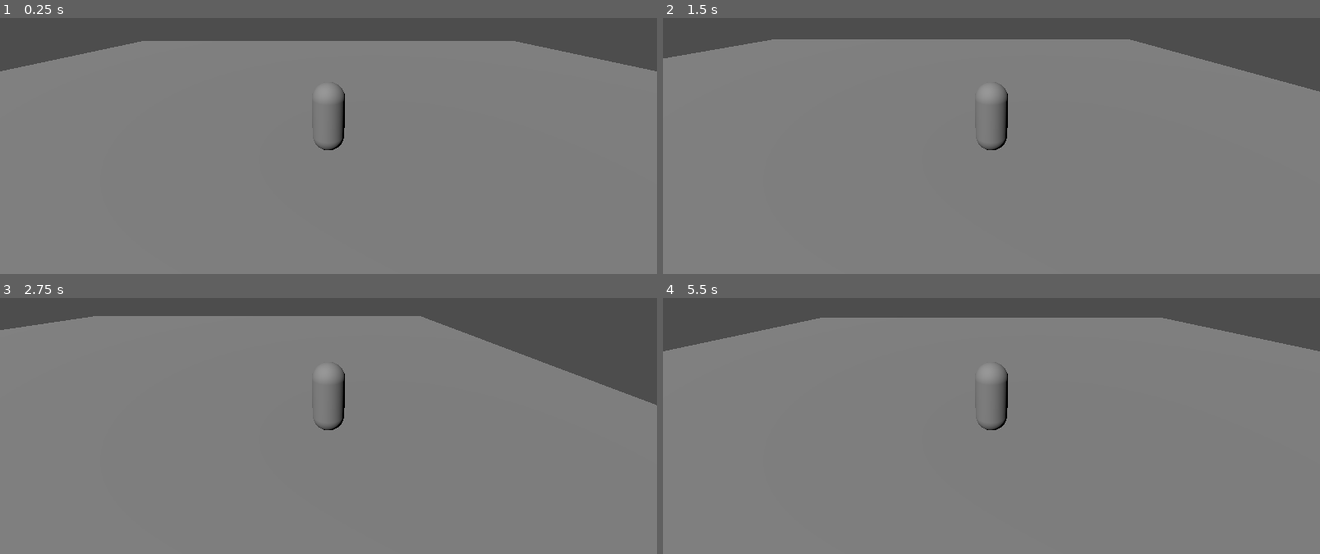
Above: before the commit, frames 1-4 (two rows, left to right).
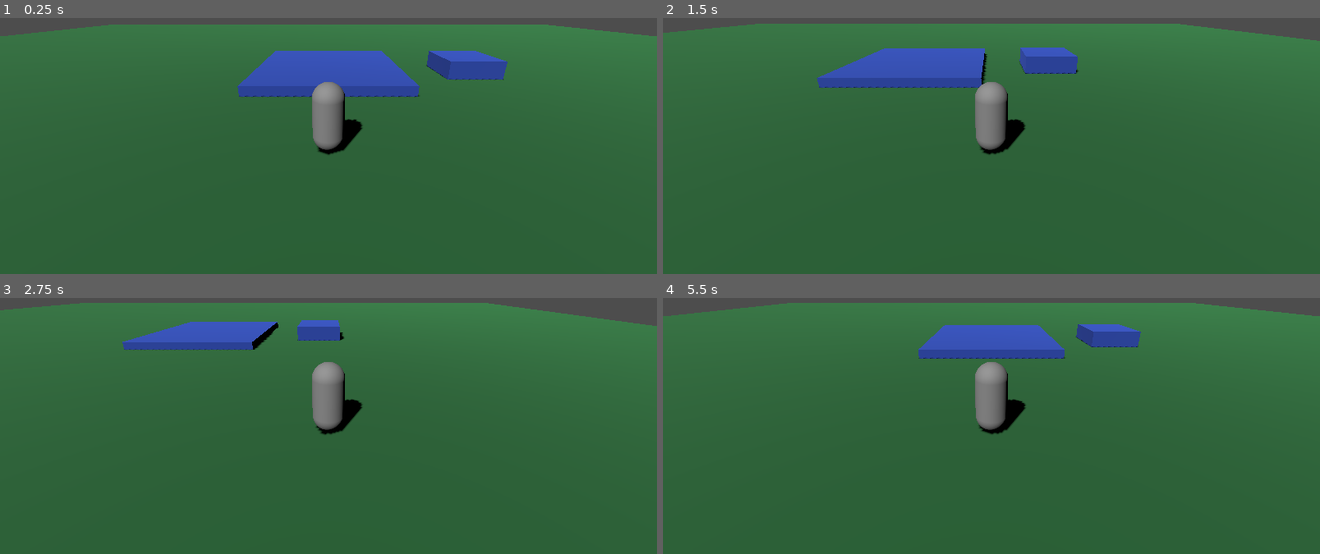
Above: after the commit, the same moments.

Repository: arasamuthu7-maker/Ultimate-Power-
Game: Godot game, scene res://Main.tscn
Two runs of this game, one before a commit and one after it. Both use one fixed random seed, a clock stepped at 60 frames per second and the inputs below.
Inputs:
- Up to frame 1 (0.25 s): no input
- Up to frame 2 (1.5 s): tap Enter at 0.5 s; hold Right (ui_right) 0.53-1.28 s; hold Down (ui_down) from 1.28 s (still down)
- Up to frame 3 (2.75 s): release Down (ui_down) at 2.03 s; hold Right (ui_right) from 2.03 s (still down)
- Up to frame 4 (5.5 s): release Right (ui_right) at 2.78 s; hold Up (ui_up) 2.78-3.53 s; hold Left (ui_left) 3.53-5.03 s; hold Down (ui_down) from 5.03 s (still down)

The runs differ from the first frame. In frame 1, 95% of the frame differs, in the area x 0-100%, y 2-100%; in frame 2, 96%; in frame 3, 96%; in frame 4, 96%, in the area x 0-100%, y 1-100%.

Commit message:
Expand starter scene into green training world

Diff:
--- a/Main.tscn
+++ b/Main.tscn
@@ -1,12 +1,12 @@
-[gd_scene load_steps=5 format=3]
+[gd_scene load_steps=11 format=3]
 
 [ext_resource type="Script" path="res://Player.gd" id="1_player"]
 
 [sub_resource type="PlaneMesh" id="PlaneMesh_ground"]
-size = Vector2(40, 40)
+size = Vector2(80, 80)
 
 [sub_resource type="BoxShape3D" id="BoxShape3D_ground"]
-size = Vector3(40, 0.2, 40)
+size = Vector3(80, 0.2, 80)
 
 [sub_resource type="CapsuleShape3D" id="CapsuleShape3D_player"]
 height = 2.0
@@ -16,19 +16,59 @@
 height = 2.0
 radius = 0.45
 
+[sub_resource type="StandardMaterial3D" id="Material_ground"]
+albedo_color = Color(0.16, 0.42, 0.22, 1)
+
+[sub_resource type="BoxMesh" id="BoxMesh_platform"]
+size = Vector3(8, 0.5, 8)
+
+[sub_resource type="BoxShape3D" id="BoxShape3D_platform"]
+size = Vector3(8, 0.5, 8)
+
+[sub_resource type="StandardMaterial3D" id="Material_platform"]
+albedo_color = Color(0.18, 0.3, 0.72, 1)
+
+[sub_resource type="BoxMesh" id="BoxMesh_training"]
+size = Vector3(3, 1, 3)
+
+[sub_resource type="BoxShape3D" id="BoxShape3D_training"]
+size = Vector3(3, 1, 3)
+
 [node name="Main" type="Node3D"]
 
 [node name="DirectionalLight3D" type="DirectionalLight3D" parent="."]
 rotation = Vector3(-0.8, -0.5, 0.0)
+shadow_enabled = true
 
 [node name="Ground" type="StaticBody3D" parent="."]
 
 [node name="GroundMesh" type="MeshInstance3D" parent="Ground"]
 mesh = SubResource("PlaneMesh_ground")
+material_override = SubResource("Material_ground")
 
 [node name="GroundCollision" type="CollisionShape3D" parent="Ground"]
 position = Vector3(0, -0.1, 0)
 shape = SubResource("BoxShape3D_ground")
+
+[node name="CentralPlatform" type="StaticBody3D" parent="."]
+position = Vector3(0, 0.25, -8)
+
+[node name="PlatformMesh" type="MeshInstance3D" parent="CentralPlatform"]
+mesh = SubResource("BoxMesh_platform")
+material_override = SubResource("Material_platform")
+
+[node name="PlatformCollision" type="CollisionShape3D" parent="CentralPlatform"]
+shape = SubResource("BoxShape3D_platform")
+
+[node name="TrainingBlock" type="StaticBody3D" parent="."]
+position = Vector3(8, 0.5, -8)
+
+[node name="TrainingMesh" type="MeshInstance3D" parent="TrainingBlock"]
+mesh = SubResource("BoxMesh_training")
+material_override = SubResource("Material_platform")
+
+[node name="TrainingCollision" type="CollisionShape3D" parent="TrainingBlock"]
+shape = SubResource("BoxShape3D_training")
 
 [node name="Player" type="CharacterBody3D" parent="."]
 position = Vector3(0, 1.2, 0)
